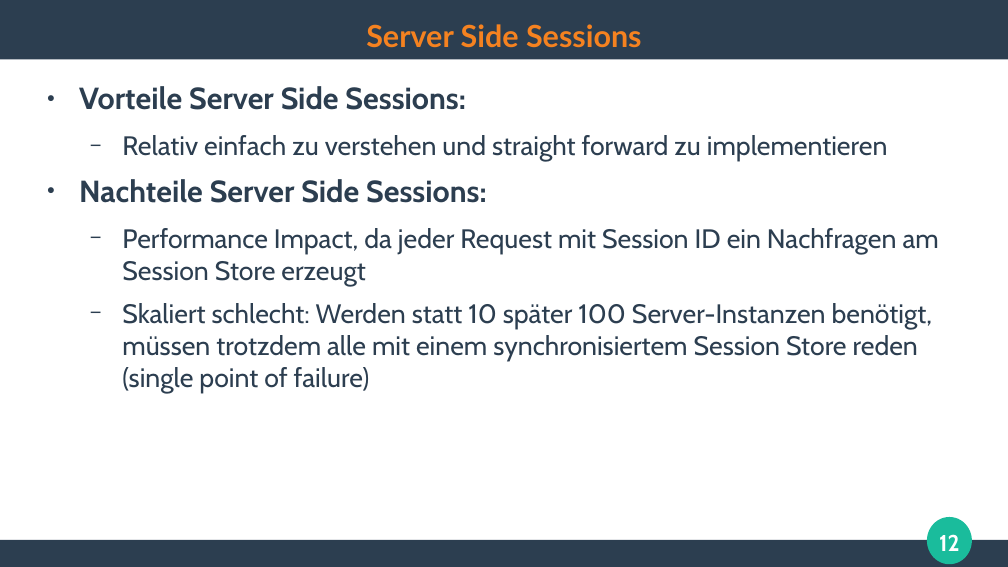
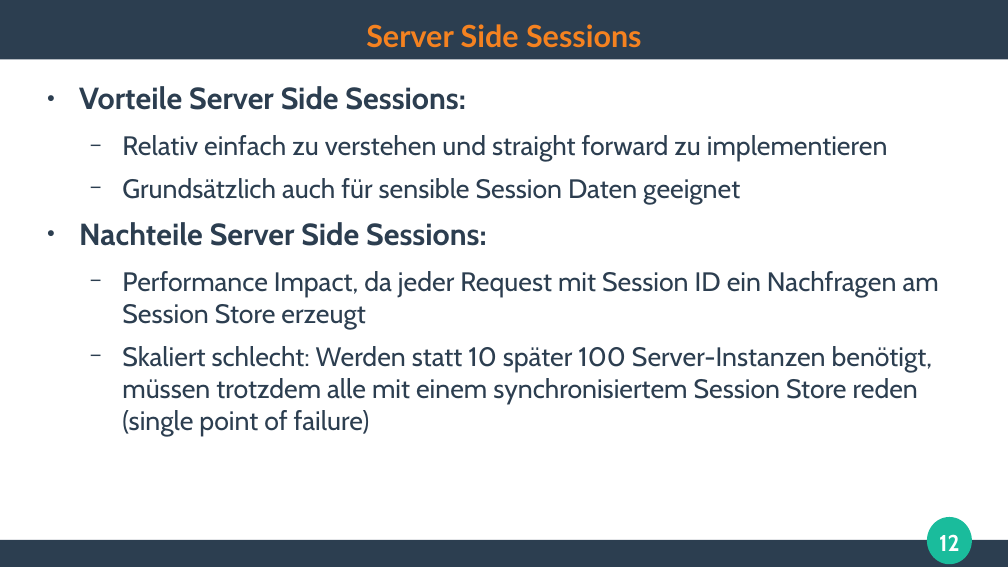
Before and after one commit to ghandmann/HS-AlbSig-WebAnwendungen2, a slide deck: slide 12 of Kapitel/07_Authentication.odp. Drawn at 1008x567 pixels with LibreOffice and Linux fonts; fonts in the diff are those of the drawing. Boxes give left, top, right and bottom in pixels: in the first picture for what was removed or moved away, otherwise in the second. Text is boxed around its words. In the diff, an @@ line names an element or a change of style, - is before the commit and + after.

```diff
--- a/Kapitel/07_Authentication.odp
+++ b/Kapitel/07_Authentication.odp
@@ text at (122,178,740,204): paragraph added @@
+  − Grundsätzlich auch für sensible Session Daten geeignet
```
